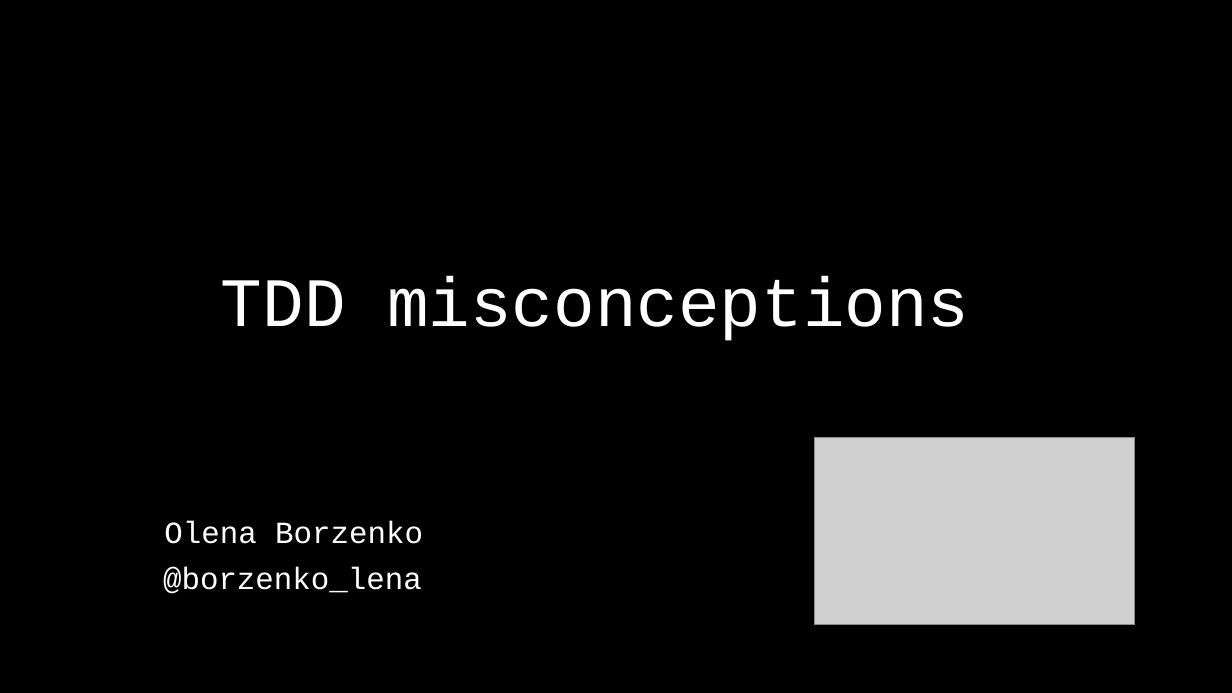
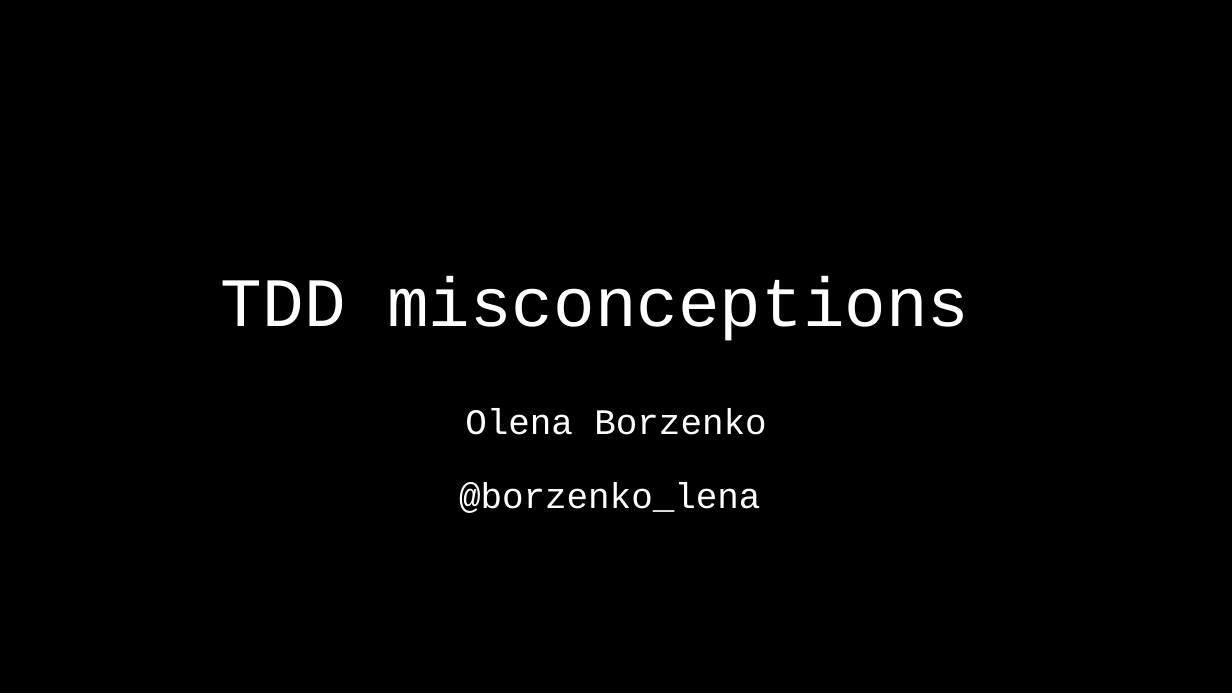
Before and after one commit to OlenaBorzenko/Presentations, a slide deck: slide 1 of TDD_Misconceptions.pptx. Drawn at 1232x693 pixels with LibreOffice and Linux fonts; fonts in the diff are those of the drawing; grey boxes stand for pictures. Boxes give left, top, right and bottom in pixels: in the first picture for what was removed or moved away, otherwise in the second. Text is boxed around its words. In the diff, an @@ line names an element or a change of style, - is before the commit and + after.

```diff
--- a/TDD_Misconceptions.pptx
+++ b/TDD_Misconceptions.pptx
@@ text "Olena Borzenko": place and size @@
-text "Olena Borzenko" at (164,520,423,544)
+text "Olena Borzenko" at (465,409,766,435)
@@ text "Olena Borzenko" at (465,409,766,435): size 24 to 28 pt @@
@@ picture removed at (814,437,1135,625) @@
@@ text "@borzenko_lena" at (459,483,760,513): size 24 to 28 pt @@
@@ text "@borzenko_lena": place and size @@
-text "@borzenko_lena" at (163,567,422,594)
+text "@borzenko_lena" at (459,483,760,513)
```
Also in this commit, not shown: 2 other slides changed, 3 slides added, 1 slide removed.
